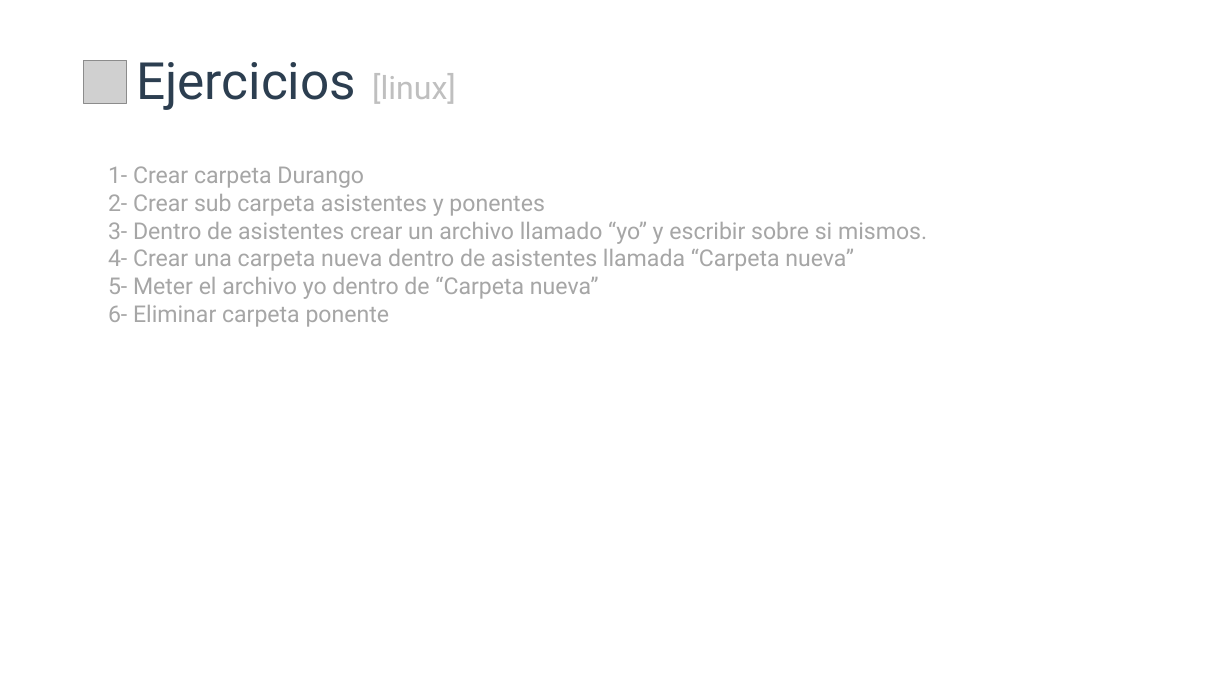
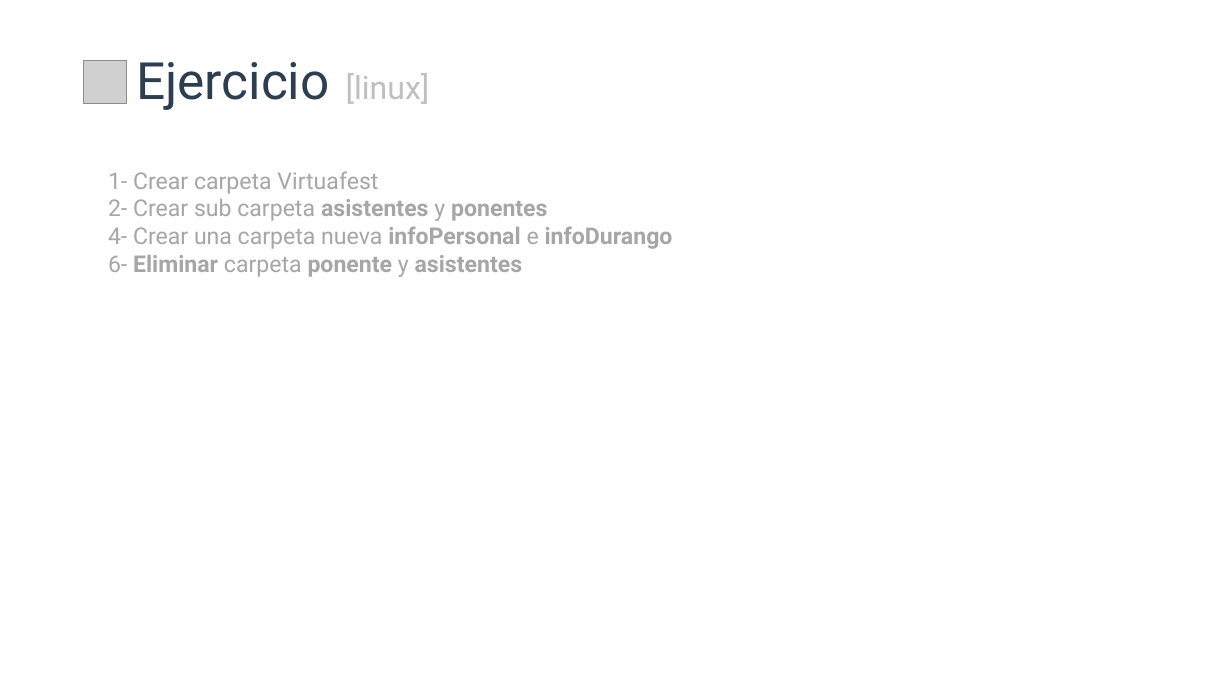
Before and after one commit to cimadev/PlaticasTalleres, a slide deck: slide 11 of 2017/dec_7_Git_GitHub_WorkShop/DGO.pptx (slide 25 before the commit). Drawn at 1232x693 pixels with LibreOffice and Linux fonts; fonts in the diff are those of the drawing; grey boxes stand for pictures. Boxes give left, top, right and bottom in pixels: in the first picture for what was removed or moved away, otherwise in the second. Text is boxed around its words. In the diff, an @@ line names an element or a change of style, - is before the commit and + after.

```diff
--- a/2017/dec_7_Git_GitHub_WorkShop/DGO.pptx
+++ b/2017/dec_7_Git_GitHub_WorkShop/DGO.pptx
@@ text at [136, 62, 430, 110]: text changed @@
-Ejercicios [linux]
+Ejercicio [linux]
@@ text at [108, 171, 378, 194]: text changed @@
-1- Crear carpeta Durango
+1- Crear carpeta Virtuafest
@@ text at [108, 199, 548, 221]: bold on in "asistentes ponentes" @@
@@ text at [108, 226, 673, 277]: text changed; bold on @@
-3- Dentro de asistentes crear un archivo llamado “yo” y escribir sobre si mismos.
-4- Crear una carpeta nueva dentro de asistentes llamada “Carpeta nueva”
-5- Meter el archivo yo dentro de “Carpeta nueva”
-6- Eliminar carpeta ponente
+4- Crear una carpeta nueva infoPersonal e infoDurango
+6- Eliminar carpeta ponente y asistentes
```
Also in this commit, not shown: 7 other slides changed, 5 slides added, 1 slide removed.
